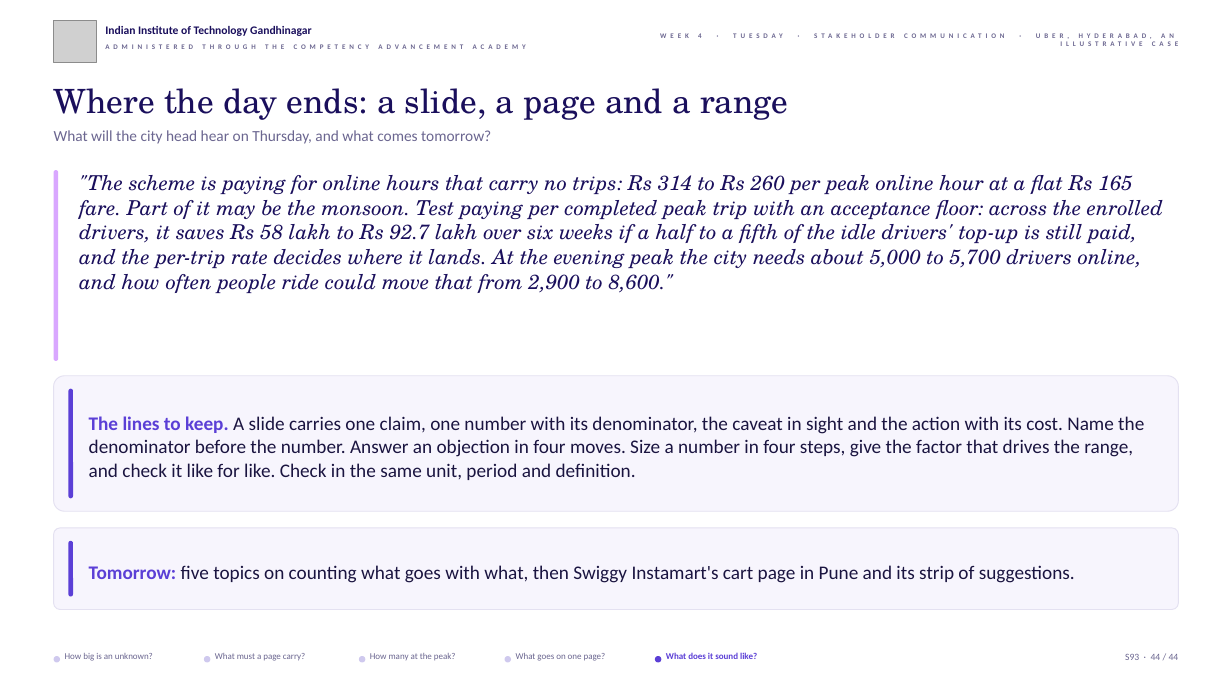
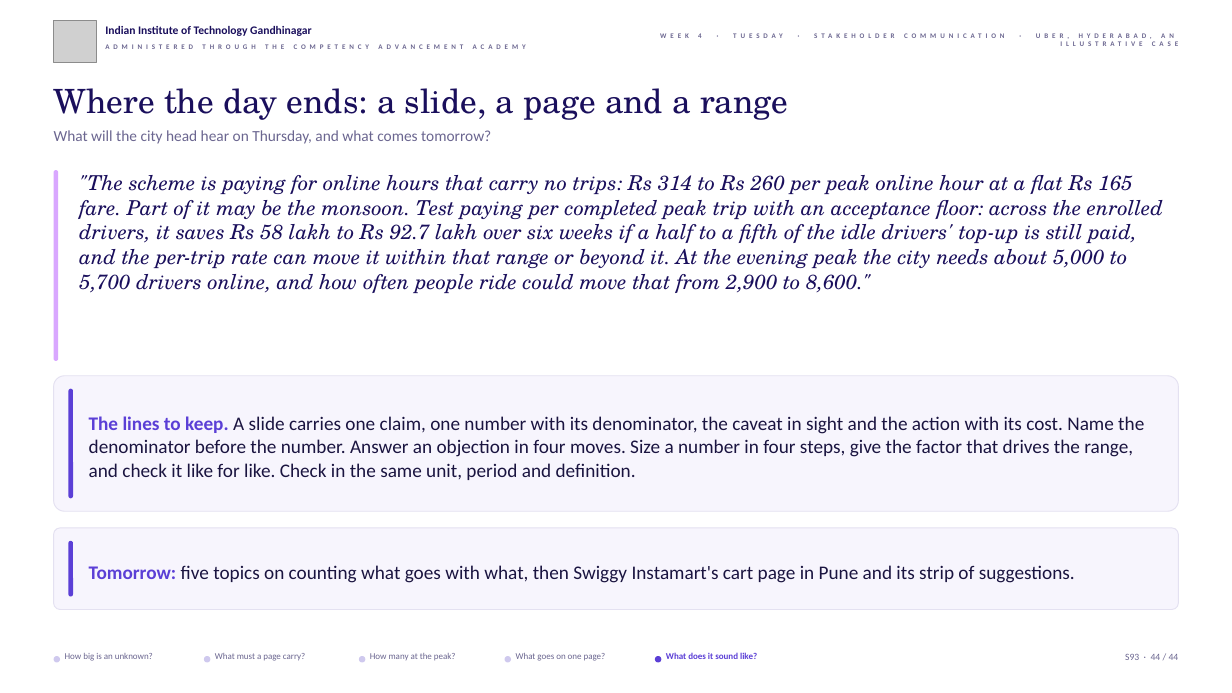
Before and after one commit to fde-academy-lab/c2-content-factory, a slide deck: slide 44 of content/W04/D2/slides/C2_W04_D02_half2_STUDENT.pptx. Drawn at 1232x693 pixels with LibreOffice and Linux fonts; fonts in the diff are those of the drawing; grey boxes stand for pictures; background and template pictures are left out. Boxes give left, top, right and bottom in pixels: in the first picture for what was removed or moved away, otherwise in the second. Text is boxed around its words. In the diff, an @@ line names an element or a change of style, - is before the commit and + after.

```diff
--- a/content/W04/D2/slides/C2_W04_D02_half2_STUDENT.pptx
+++ b/content/W04/D2/slides/C2_W04_D02_half2_STUDENT.pptx
@@ text at (79, 175, 1163, 293): text changed @@
-"The scheme is paying for online hours that carry no trips: Rs 314 to Rs 260 per peak online hour at a flat Rs 165 fare. Part of it may be the monsoon. Test paying per completed peak trip with an acceptance floor: across the enrolled drivers, it saves Rs 58 lakh to Rs 92.7 lakh over six weeks if a half to a fifth of the idle drivers' top-up is still paid, and the per-trip rate decides where it lands. At the evening peak the city needs about 5,000 to 5,700 drivers online, and how often people ride could move that from 2,900 to 8,600."
+"The scheme is paying for online hours that carry no trips: Rs 314 to Rs 260 per peak online hour at a flat Rs 165 fare. Part of it may be the monsoon. Test paying per completed peak trip with an acceptance floor: across the enrolled drivers, it saves Rs 58 lakh to Rs 92.7 lakh over six weeks if a half to a fifth of the idle drivers' top-up is still paid, and the per-trip rate can move it within that range or beyond it. At the evening peak the city needs about 5,000 to 5,700 drivers online, and how often people ride could move that from 2,900 to 8,600."
```
Also in this commit, not shown: 4 other slides changed, 38 other files.
